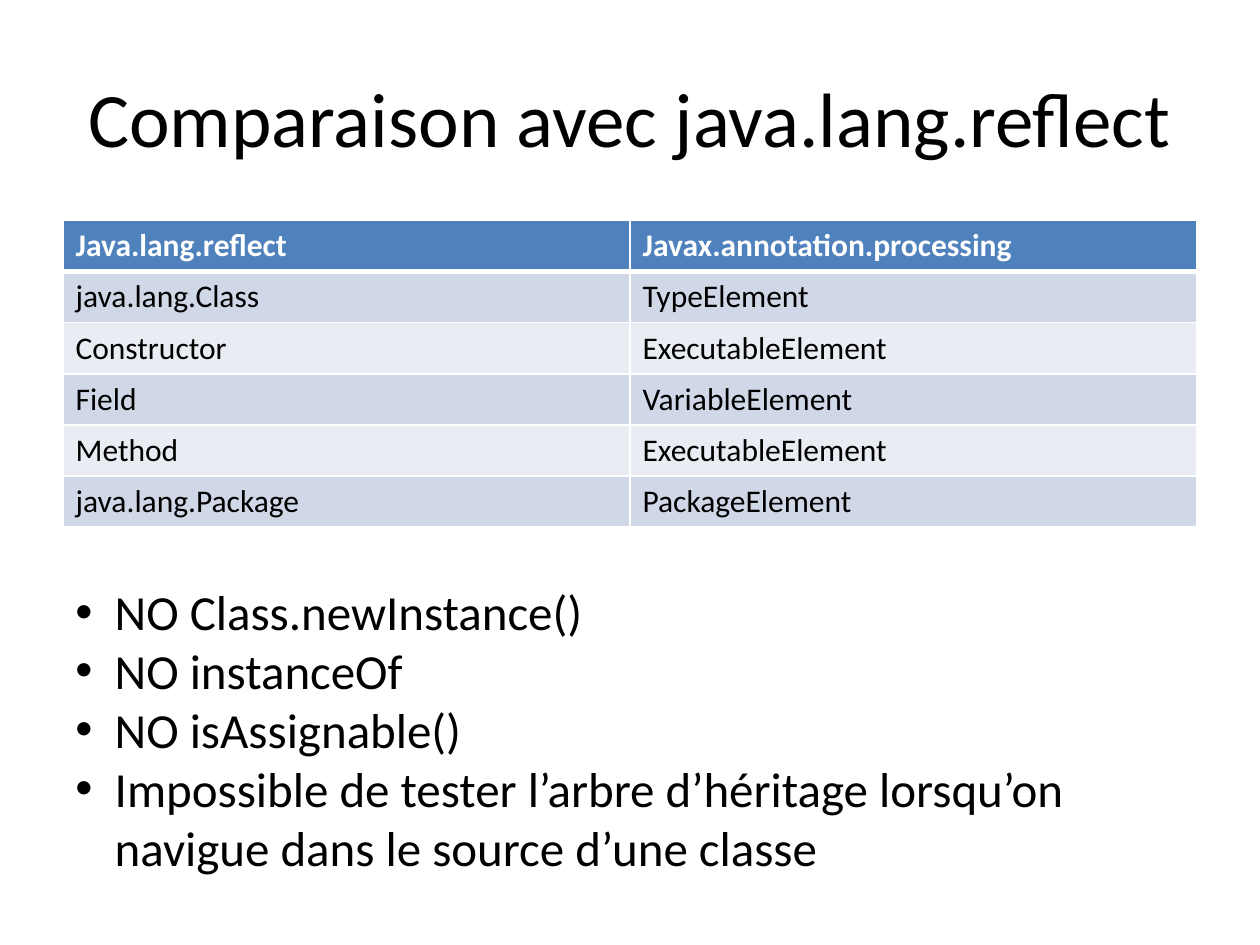
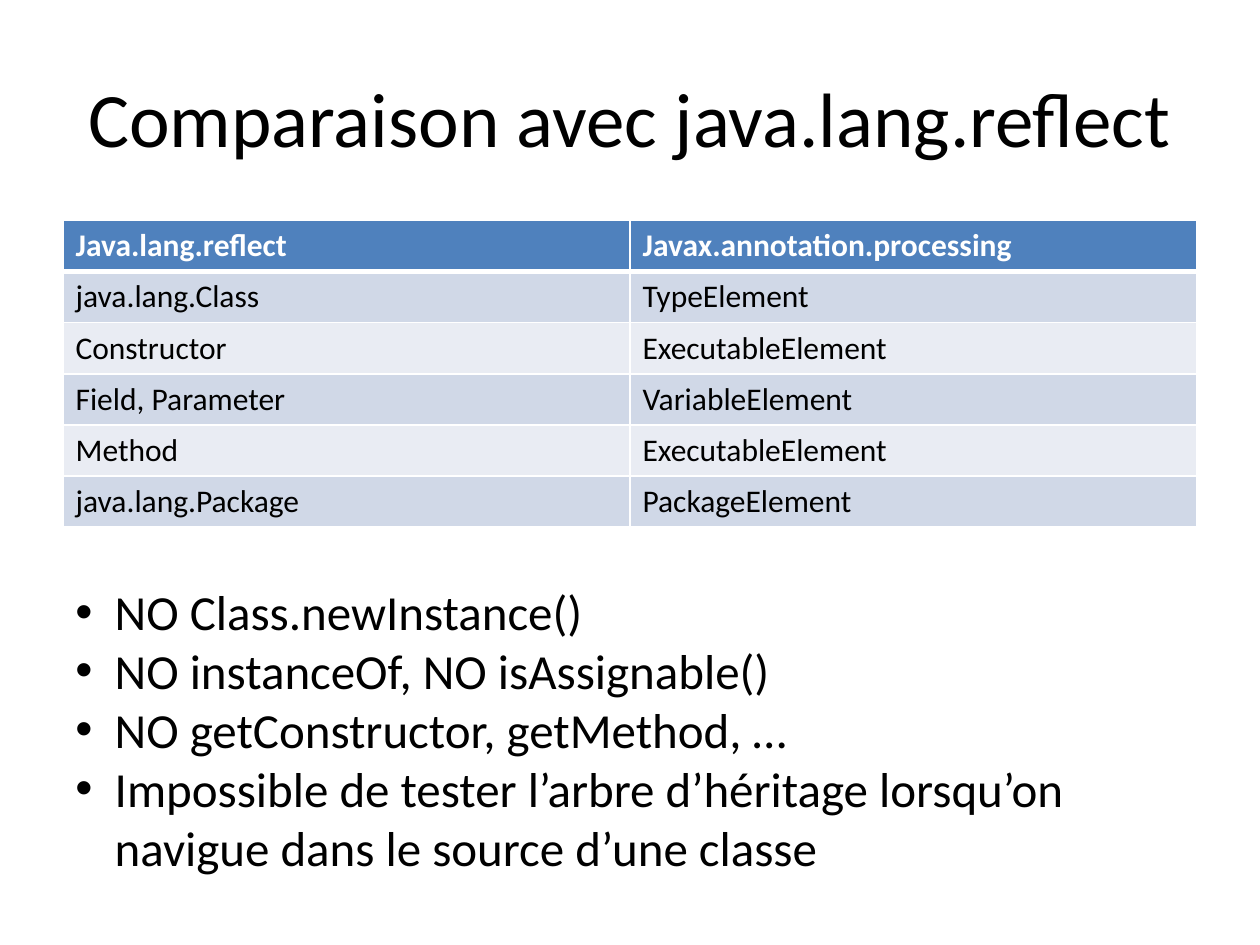
Before and after one commit to dbaeli/ez18n, a slide deck: slide 9 of ez18n-slides/apt_in_nutshell.pptx. Drawn at 1260x945 pixels with LibreOffice and Linux fonts; fonts in the diff are those of the drawing; background and template pictures are left out. Boxes give left, top, right and bottom in pixels: in the first picture for what was removed or moved away, otherwise in the second. Text is boxed around its words. In the diff, an @@ line names an element or a change of style, - is before the commit and + after.

```diff
--- a/ez18n-slides/apt_in_nutshell.pptx
+++ b/ez18n-slides/apt_in_nutshell.pptx
@@ table at box(63, 220, 1197, 527) @@
-row 4, column 1: Field
+row 4, column 1: Field, Parameter
@@ text at box(115, 653, 769, 757): text changed @@
-• NO instanceOf
-• NO isAssignable()
+• NO instanceOf, NO isAssignable()
+• NO getConstructor, getMethod, …
```
Also in this commit, not shown: 2 other slides changed.
